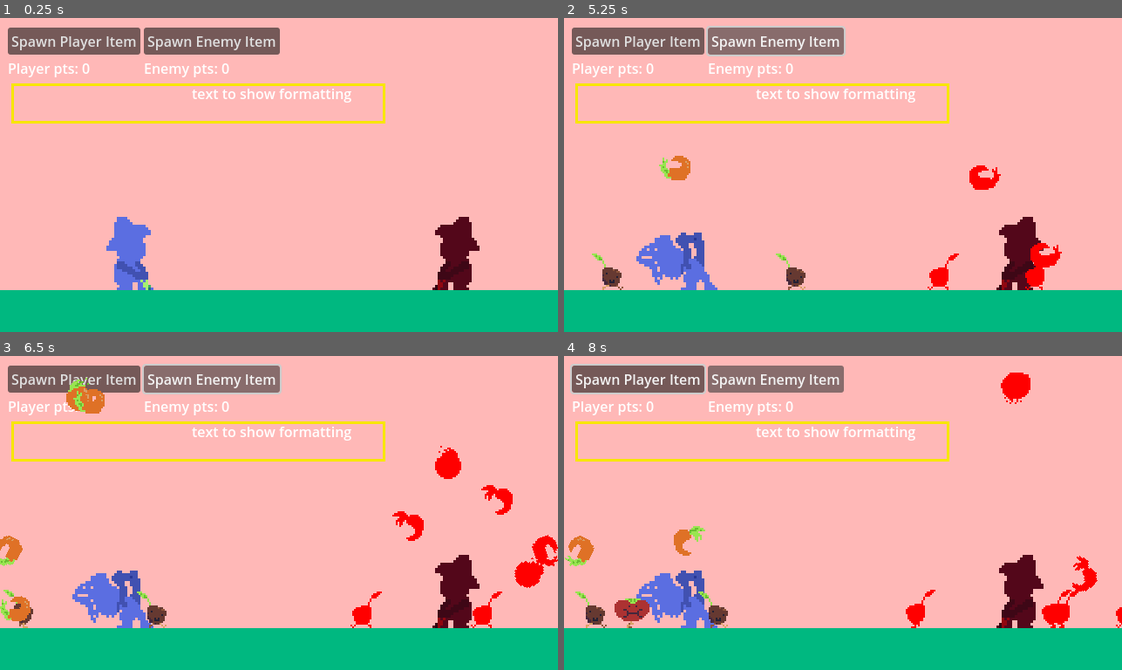
Above: before the commit, frames 1-4 (two rows, left to right).
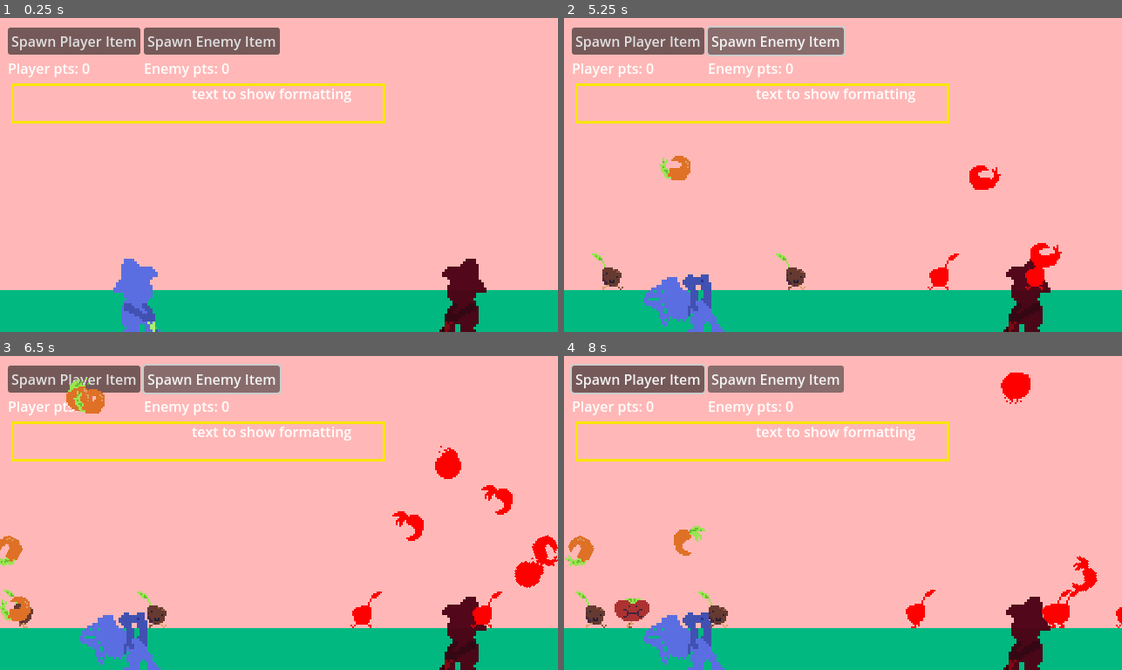
Above: after the commit, the same moments.

Repository: a3leong/farm-fiesta
Game: Godot game, scene res://main.tscn
Two runs of this game, one before a commit and one after it. Both use one fixed random seed, a clock stepped at 60 frames per second and the inputs below.
Inputs:
- Up to frame 1 (0.25 s): no input
- Up to frame 2 (5.25 s): click "Spawn Player Item" at 0.5 s; click "Spawn Enemy Item" at 1.25 s; click "Spawn Player Item" at 2 s; click "Spawn Enemy Item" at 2.75 s; click "Spawn Player Item" at 3.5 s; click "Spawn Enemy Item" at 4.25 s; tap Enter at 5 s; hold X (paper) from 5.03 s (still down)
- Up to frame 3 (6.5 s): tap Space at 5.27, 5.57, 6.02, 6.32 s; tap Z (rock) at 5.3, 5.85 s; release X (paper) at 5.78 s; tap C (scissors) at 6.05 s
- Up to frame 4 (8 s): hold C (scissors) 6.53-7.28 s; tap Enter at 6.8, 7.35 s; tap Space at 7.52, 7.82 s; tap Tab at 7.55 s

The runs differ from the first frame. In frame 1, 3.6% of the frame differs, in the area x 19-88%, y 63-100%; in frame 2, 4.4%; in frame 3, 4.5%; in frame 4, 4.5%, in the area x 12-88%, y 63-100%.

Commit message:
feat: typing basic system

Diff:
--- a/classes/Player/Farmer.gd
+++ b/classes/Player/Farmer.gd
@@ -3,7 +3,7 @@
 @export var isEnemy = false
 
 
-var animationPlaying = false
+var animation_playing = false
 
 func _ready():
 	init()
@@ -15,14 +15,15 @@
 
 func pick_item():
 	# Make the animation play faster when not done yet to handle rapid presses
-	if animationPlaying:
+	if $AnimatedSprite2D.is_playing():
 		$AnimatedSprite2D.frame = 1
 	else:
 		$AnimatedSprite2D.frame = 0
+	$AnimatedSprite2D.play("pick")
 
-	$AnimatedSprite2D.play("pick")
-	animationPlaying = true
-
+func pull_item():
+	$AnimatedSprite2D.frame = 0
+	$AnimatedSprite2D.play("pull")
 
 func _on_animated_sprite_2d_animation_finished():
-	animationPlaying = false
+	animation_playing = false
--- a/classes/Player/farmer.tscn
+++ b/classes/Player/farmer.tscn
@@ -4,10 +4,8 @@
 [ext_resource type="SpriteFrames" uid="uid://bvqx66fe8cafh" path="res://assets/sprite_frames/farmer/player.tres" id="2_mknax"]
 
 [node name="Farmer" type="Area2D"]
-position = Vector2(95, 67)
 scale = Vector2(3, 3)
 script = ExtResource("1_d85vo")
-metadata/_edit_group_ = true
 
 [node name="AnimatedSprite2D" type="AnimatedSprite2D" parent="."]
 sprite_frames = ExtResource("2_mknax")
--- a/main.tscn
+++ b/main.tscn
@@ -57,11 +57,11 @@
 offset_bottom = 64.0
 
 [node name="Farmer" parent="." instance=ExtResource("4_2eqrv")]
-position = Vector2(152, 264)
+position = Vector2(160, 312)
 
 [node name="EnemyFarmer" parent="." instance=ExtResource("4_2eqrv")]
 modulate = Color(0.835294, 0, 0.0862745, 0.960784)
-position = Vector2(520, 264)
+position = Vector2(528, 312)
 isEnemy = true
 
 [node name="test" type="Marker2D" parent="."]
--- /dev/null
+++ b/user_typer.gd
@@ -0,0 +1,69 @@
+extends Node
+
+var cw = [] # No typing because static doesn't support nested arrays
+var word_queue = []
+var cw_index = 0
+
+func _ready():
+	_load_word()
+	_load_word()
+	_load_word()
+	_load_next_cw()
+	_update_label()
+
+func _load_word():
+	word_queue.push_back(["W","O","O","D","L","E"])
+
+func _update_label():
+	var front_word = _array_to_str(cw.slice(0, cw_index))
+	var back_word = _array_to_str(cw.slice(cw_index, cw.size()))
+	$CurrentWord.text = "[color=green]" + front_word + "[/color]" + back_word
+
+func _array_to_str(word: Array) -> String:
+	return word.reduce(func(accum: String, c: String): return accum + c, "")
+
+func _unhandled_input(event: InputEvent) -> void:
+	if event is InputEventKey && event.is_pressed():
+		if event.keycode >= 65 && event.keycode <= 90:
+			if cw_index > cw.size():
+				push_error("Some kind of bug happened where cw_index passed the cw length, resetting input")
+				cw_index = 0
+			elif cw_index == cw.size() || event.as_text() != cw[cw_index]:
+				_handle_bad_word()
+			else:
+				cw_index += 1
+				$TypeChitSFX.play()
+				$Farmer.pull_item()
+		elif event.keycode == KEY_SPACE || event.keycode == KEY_ENTER || event.keycode == KEY_TAB:
+			if cw_index != cw.size():
+				_handle_bad_word()
+			elif cw_index == cw.size():
+				_handle_word_submit()
+
+		_update_label()
+
+func _load_next_cw():
+	var next_word = word_queue.pop_front()
+	_load_word()
+	cw = next_word
+	cw_index = 0
+
+func _handle_word_submit():
+	_load_next_cw()
+	$PluckUpSFX.play()
+	$Farmer.pick_item()
+
+func _handle_bad_word():
+	# Shake the word then disable input for X time
+	print("handle bad word")
+	_shake_current_word()
+	set_process_unhandled_input(false)
+	$PluckDownSFX.play()
+	pass
+
+func _shake_current_word():
+	$AnimationPlayer.play("shake_word")
+
+func _on_animation_player_animation_finished(anim_name):
+	$AnimationPlayer.play("RESET")
+	set_process_unhandled_input(true)
--- /dev/null
+++ b/user_typer.tscn
@@ -0,0 +1,135 @@
+[gd_scene load_steps=9 format=3 uid="uid://r54xaeohdm7q"]
+
+[ext_resource type="Script" path="res://user_typer.gd" id="1_cg2at"]
+[ext_resource type="PackedScene" uid="uid://03ubh882kkbh" path="res://classes/Player/farmer.tscn" id="2_i4dl7"]
+[ext_resource type="AudioStream" uid="uid://dbr8t3yatiw7n" path="res://assets/audio/type_chit.ogg" id="3_7li61"]
+[ext_resource type="AudioStream" uid="uid://dvl23e74eat5j" path="res://assets/audio/pluck_up.ogg" id="4_jwmvx"]
+[ext_resource type="AudioStream" uid="uid://dt7mncg1kctip" path="res://assets/audio/pluck_down.ogg" id="5_pc01d"]
+
+[sub_resource type="Animation" id="Animation_sbvuv"]
+length = 0.001
+tracks/0/type = "value"
+tracks/0/imported = false
+tracks/0/enabled = true
+tracks/0/path = NodePath("CurrentWord:position")
+tracks/0/interp = 1
+tracks/0/loop_wrap = true
+tracks/0/keys = {
+"times": PackedFloat32Array(0),
+"transitions": PackedFloat32Array(1),
+"update": 0,
+"values": [Vector2(-50, 0)]
+}
+tracks/1/type = "value"
+tracks/1/imported = false
+tracks/1/enabled = true
+tracks/1/path = NodePath("ExhaustProgressBar:visible")
+tracks/1/interp = 1
+tracks/1/loop_wrap = true
+tracks/1/keys = {
+"times": PackedFloat32Array(0),
+"transitions": PackedFloat32Array(1e-05),
+"update": 1,
+"values": [false]
+}
+tracks/2/type = "value"
+tracks/2/imported = false
+tracks/2/enabled = true
+tracks/2/path = NodePath("ExhaustProgressBar:value")
+tracks/2/interp = 1
+tracks/2/loop_wrap = true
+tracks/2/keys = {
+"times": PackedFloat32Array(0.00048437),
+"transitions": PackedFloat32Array(1e-05),
+"update": 0,
+"values": [0.0]
+}
+
+[sub_resource type="Animation" id="Animation_ks2dh"]
+resource_name = "shake_word"
+length = 0.4
+tracks/0/type = "value"
+tracks/0/imported = false
+tracks/0/enabled = true
+tracks/0/path = NodePath("CurrentWord:position")
+tracks/0/interp = 1
+tracks/0/loop_wrap = true
+tracks/0/keys = {
+"times": PackedFloat32Array(0, 0.05, 0.1, 0.15, 0.2, 0.25, 0.3, 0.35, 0.4),
+"transitions": PackedFloat32Array(0.1, 0.1, 0.1, 0.1, 0.1, 0.1, 0.1, 0.1, 0.1),
+"update": 0,
+"values": [Vector2(-44, 0), Vector2(-56, 0), Vector2(-47, 0), Vector2(-53, 0), Vector2(-48, 0), Vector2(-52, 0), Vector2(-49, 0), Vector2(-51, 0), Vector2(-50, 0)]
+}
+tracks/1/type = "value"
+tracks/1/imported = false
+tracks/1/enabled = true
+tracks/1/path = NodePath("ExhaustProgressBar:visible")
+tracks/1/interp = 1
+tracks/1/loop_wrap = true
+tracks/1/keys = {
+"times": PackedFloat32Array(0.00048437),
+"transitions": PackedFloat32Array(1e-05),
+"update": 1,
+"values": [true]
+}
+tracks/2/type = "value"
+tracks/2/imported = false
+tracks/2/enabled = true
+tracks/2/path = NodePath("ExhaustProgressBar:value")
+tracks/2/interp = 1
+tracks/2/loop_wrap = true
+tracks/2/keys = {
+"times": PackedFloat32Array(0, 0.402511),
+"transitions": PackedFloat32Array(1, 1),
+"update": 2,
+"values": [0.0, 100.0]
+}
+
+[sub_resource type="AnimationLibrary" id="AnimationLibrary_j3lxh"]
+_data = {
+"RESET": SubResource("Animation_sbvuv"),
+"shake_word": SubResource("Animation_ks2dh")
+}
+
+[node name="Control" type="Camera2D"]
+script = ExtResource("1_cg2at")
+
+[node name="Farmer" parent="." instance=ExtResource("2_i4dl7")]
+
+[node name="TypeChitSFX" type="AudioStreamPlayer" parent="."]
+stream = ExtResource("3_7li61")
+
+[node name="PluckUpSFX" type="AudioStreamPlayer" parent="."]
+stream = ExtResource("4_jwmvx")
+
+[node name="PluckDownSFX" type="AudioStreamPlayer" parent="."]
+stream = ExtResource("5_pc01d")
+pitch_scale = 0.6
+
+[node name="CurrentWord" type="RichTextLabel" parent="."]
+offset_left = -50.0
+offset_right = 50.0
+offset_bottom = 30.0
+size_flags_horizontal = 4
+size_flags_vertical = 4
+theme_override_colors/font_outline_color = Color(1, 1, 1, 1)
+theme_override_constants/outline_size = 2
+bbcode_enabled = true
+text = "Test text"
+metadata/_edit_use_anchors_ = true
+
+[node name="ExhaustProgressBar" type="ProgressBar" parent="."]
+visible = false
+offset_left = -39.0
+offset_top = -27.0
+offset_right = 40.0
+offset_bottom = -15.0
+show_percentage = false
+
+[node name="AnimationPlayer" type="AnimationPlayer" parent="."]
+speed_scale = 0.75
+libraries = {
+"": SubResource("AnimationLibrary_j3lxh")
+}
+
+[connection signal="animation_finished" from="AnimationPlayer" to="." method="_on_animation_player_animation_finished"]
Not shown, added: assets/audio/type_chit.ogg.import
Not shown: 1 places in main.tscn that only renumber resources
Not shown, added: assets/audio/type_chit.ogg
